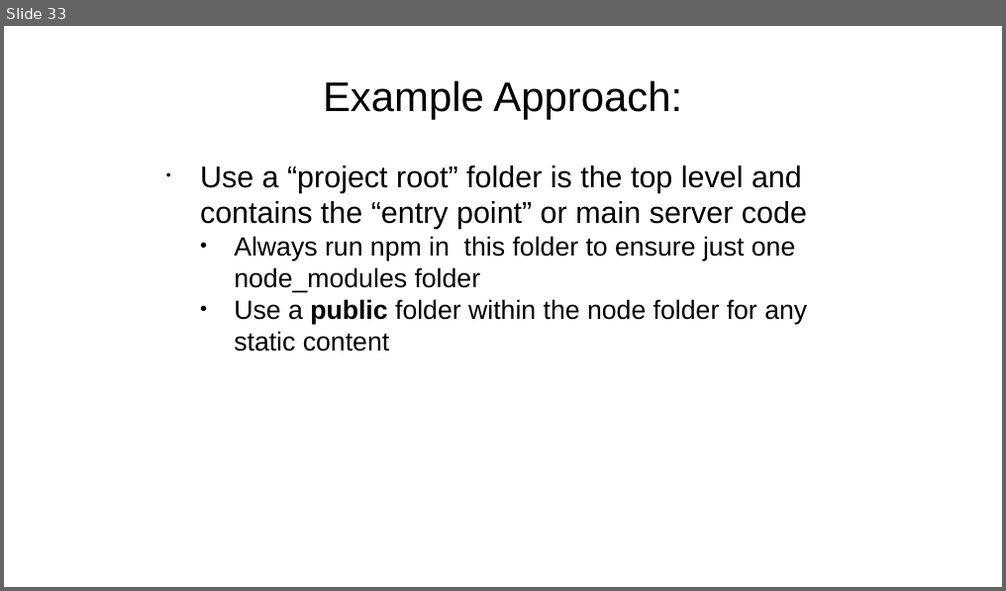
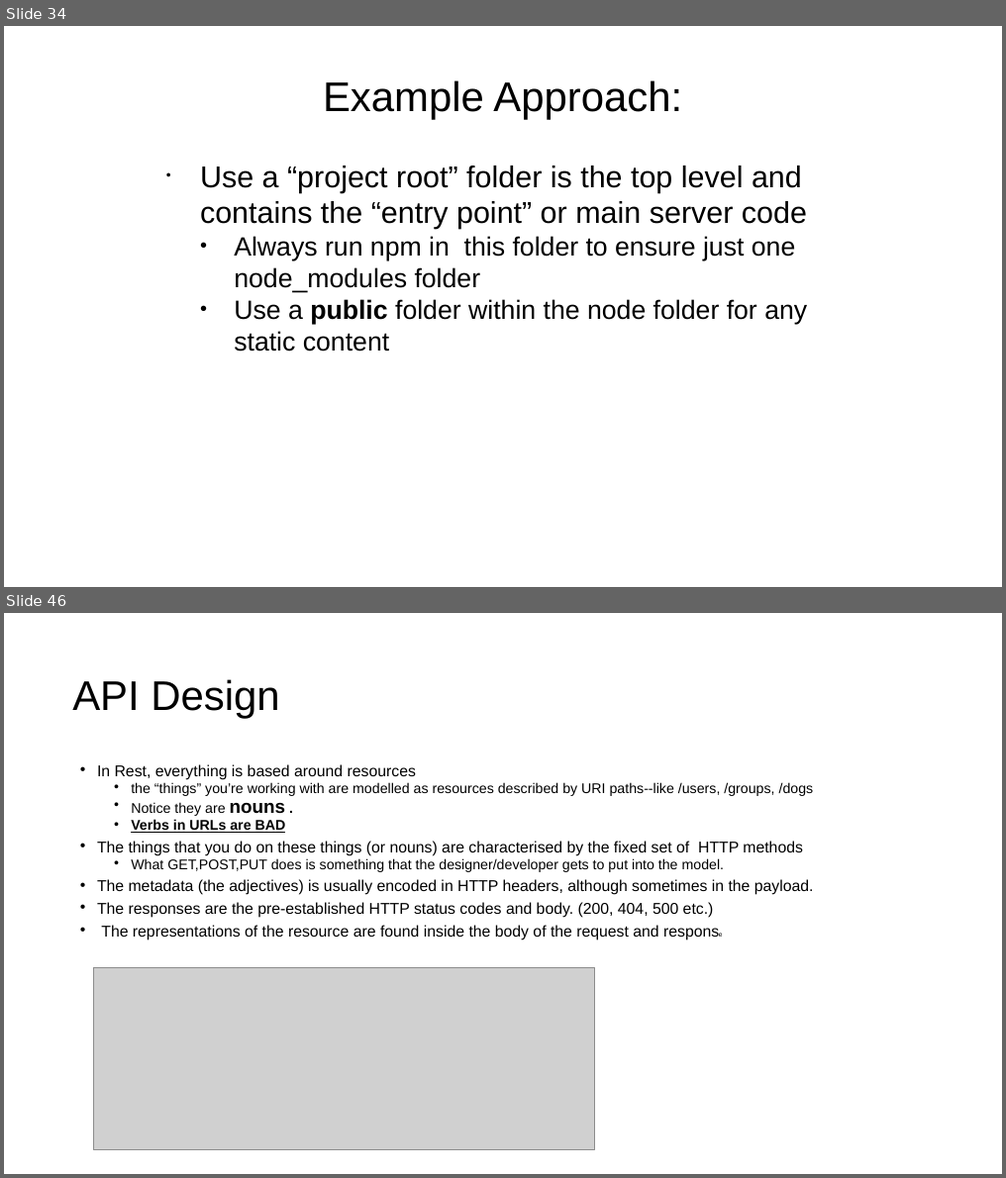
Before and after one commit to diarmuidoconnor/wad2, a slide deck: topic07/talk-1/node-2019.pptx. Shown one above the other, each under a label of ours: slide 33 before the commit, slides 34 and 46 after it; the slides between them are not shown. The pictures are 1006x591 and 1006x1178 pixels, drawn with LibreOffice and Linux fonts; fonts in the diff are those of the drawing; grey boxes stand for pictures. Boxes give left, top, right and bottom in pixels: in the first picture for what was removed or moved away, otherwise in the second. Text is boxed around its words. In the diff, an @@ line names an element or a change of style, - is before the commit and + after.

```diff
--- a/topic07/talk-1/node-2019.pptx
+++ b/topic07/talk-1/node-2019.pptx
@@ slide 46 added at box(4, 613, 1002, 1174), background #FFFFFF @@
@@ title added at box(72, 679, 279, 719), 44 pt, text #000000 @@
+API Design
@@ text added at box(97, 764, 814, 941), 16.5 pt, text #000000 @@
+• In Rest, everything is based around resources
+  • the “things” you’re working with are modelled as resources described by URI paths--like /users, /groups, /dogs
+  • Notice they are nouns .
+  • Verbs in URLs are BAD
+• The things that you do on these things (or nouns) are characterised by the fixed set of HTTP methods
+  • What GET,POST,PUT does is something that the designer/developer gets to put into the model.
+• The metadata (the adjectives) is usually encoded in HTTP headers, although sometimes in the payload.
+• The responses are the pre-established HTTP status codes and body. (200, 404, 500 etc.)
+• The representations of the resource are found inside the body of the request and response
@@ picture added at box(94, 967, 595, 1150) @@
@@ what was slide 33 is now slide 34 @@
```
Also in this commit, not shown: 4 slides changed, 20 other slides added, 19 other files.
